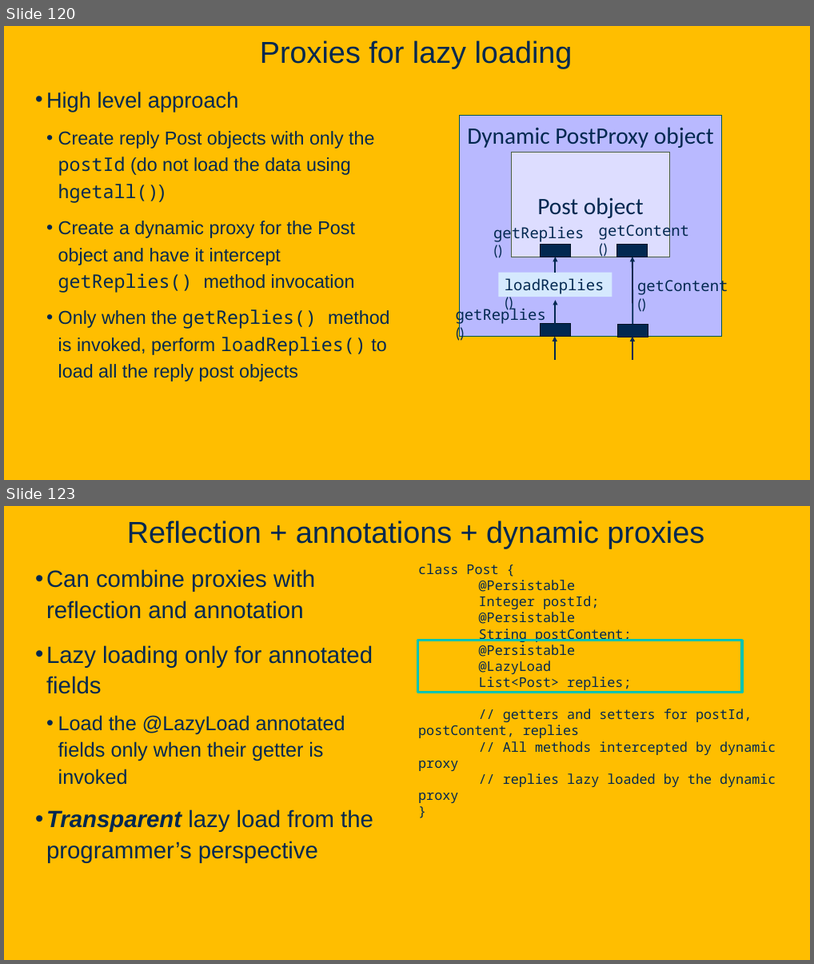
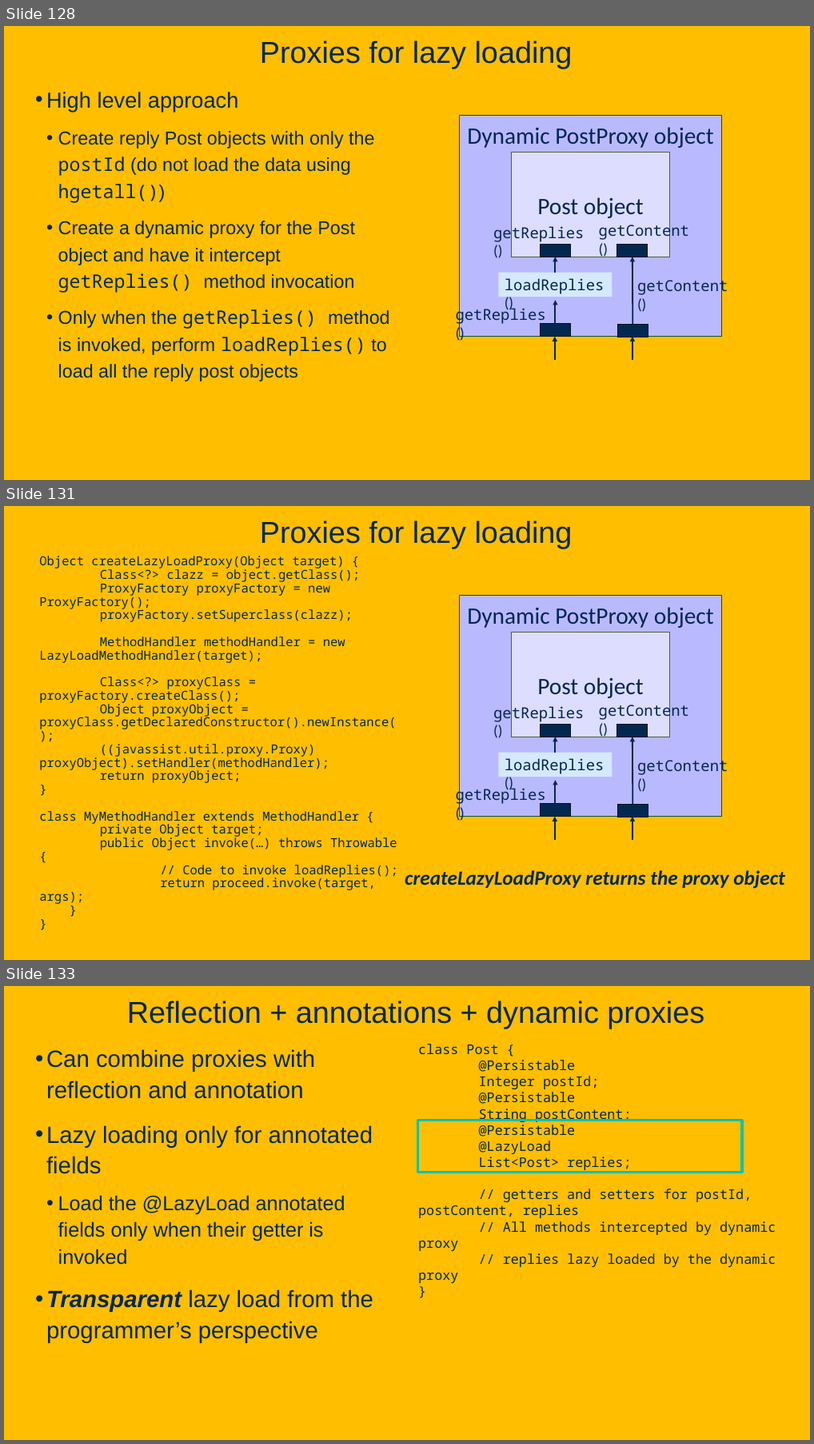
Before and after one commit to davsec-teaching/ecs160-f25, a slide deck: slides/5_annotations_and_reflection.pptx. Shown one above the other, each under a label of ours: slides 120 and 123 before the commit, slides 128, 131 and 133 after it; the slides between them are not shown. The pictures are 814x964 and 814x1444 pixels, drawn with LibreOffice and Linux fonts; fonts in the diff are those of the drawing; background and template pictures are left out. Boxes give left, top, right and bottom in pixels: in the first picture for what was removed or moved away, otherwise in the second. Text is boxed around its words. In the diff, an @@ line names an element or a change of style, - is before the commit and + after.

Commit message:
Updates to dynamic proxy and software arch.

```diff
--- a/slides/5_annotations_and_reflection.pptx
+++ b/slides/5_annotations_and_reflection.pptx
@@ slide 131 added at (x1=4, y1=506, x2=810, y2=960), background picture (left out) @@
@@ title added at (x1=260, y1=520, x2=573, y2=548), 36 pt, text #022850 @@
+Proxies for lazy loading
@@ text added at (x1=39, y1=556, x2=398, y2=890), 14.8 pt, text #022850 @@
+Object createLazyLoadProxy(Object target) {
+Class<?> clazz = object.getClass();
+ProxyFactory proxyFactory = new ProxyFactory();
+proxyFactory.setSuperclass(clazz);
+MethodHandler methodHandler = new LazyLoadMethodHandler(target);
+Class<?> proxyClass = proxyFactory.createClass();
+Object proxyObject = proxyClass.getDeclaredConstructor().newInstance();
+((javassist.util.proxy.Proxy) proxyObject).setHandler(methodHandler);
+return proxyObject;
+}
+class MyMethodHandler extends MethodHandler {
+private Object target;
+public Object invoke(…) throws Throwable {
+// Code to invoke loadReplies();
+return proceed.invoke(target, args);
+}
+}
@@ group added at (x1=494, y1=632, x2=690, y2=737): 3 rectangles, 2 texts @@
+Post object
+getReplies()
+getContent()
@@ group added at (x1=456, y1=595, x2=728, y2=840): 5 arrows, 4 rectangles, 3 texts @@
+hget
+Dynamic PostProxy object
+getReplies()
+getContent()
+loadReplies()
@@ text added at (x1=405, y1=870, x2=785, y2=888), 24 pt, text #022850, bold, italic @@
+createLazyLoadProxy returns the proxy object
@@ what was slide 120 is now slide 128 @@
@@ what was slide 123 is now slide 133 @@
```
Also in this commit, not shown: 7 slides changed, 11 other slides added, 1 slide removed, 1 other file.
